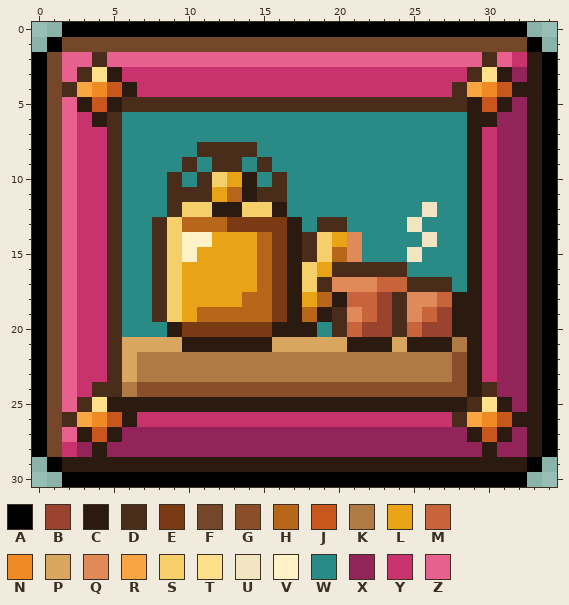
File history of a pixel-art file, aseprite-source/catfish/art22/out/cf-pet-chai_stall_sign.aseprite. That is the earlier state.
35x31 pixels, 1 frame.
Palette (. is transparent): A #000000  B #9a4430  C #2a1a10  D #4a2c1a  E #7a3a14  F #74462a  G #8a4f2a  H #b8661a  J #c8571e  K #b07a45  L #e8a317  M #c8643c  N #f08a24  P #d9a660  Q #e08a5a  R #f9a541  S #f5cf6a  T #ffe08a  U #f2e4c0  V #fff1c8  W #2a8a86  X #92245a  Y #c8336e  Z #e8608e
Pixels before, first column x 0:
 0 ..AAAAAAAAAAAAAAAAAAAAAAAAAAAAAAA..
 1 .AFFFFFFFFFFFFFFFFFFFFFFFFFFFFFFFA.
 2 AFZZDZZZZZZZZZZZZZZZZZZZZZZZZZDZYCA
 3 AFZDTCYYYYYYYYYYYYYYYYYYYYYYYDTCXCA
 4 AFDRNJCYYYYYYYYYYYYYYYYYYYYYDRNJCCA
 5 AFZCJCDDDDDDDDDDDDDDDDDDDDDDDCJCXCA
 6 AFZYCDWWWWWWWWWWWWWWWWWWWWWWWCCXXCA
 7 AFZYYDWWWWWWWWWWWWWWWWWWWWWWWCYXXCA
 8 AFZYYDWWWWWDDDDWWWWWWWWWWWWWWCYXXCA
 9 AFZYYDWWWWDWDDWDWWWWWWWWWWWWWCYXXCA
10 AFZYYDWWWDWDSLCWDWWWWWWWWWWWWCYXXCA
11 AFZYYDWWWDDDLHCDDWWWWWWWWWWWWCYXXCA
12 AFZYYDWWWDSSCCSSCWWWWWWWWWUWWCYXXCA
13 AFZYYDWWDSHHHEEEECWDDWWWWUWWWCYXXCA
14 AFZYYDWWDSVVLLLHECDSLQWWWWUWWCYXXCA
15 AFZYYDWWDSVLLLLHECDSHQWWWUWWWCYXXCA
16 AFZYYDWWDSLLLLLHECSLDDDDDWWWWCYXXCA
17 AFZYYDWWDSLLLLLHECSDQQQMMDDDWCYXXCA
18 AFZYYDWWDSLLLLHHECLHCMMBDQQMCCYXXCA
19 AFZYYDWWDSLHHHHHECHCDQMBDQMBCCYXXCA
20 AFZYYDWWWCEEEEEECCCWDMBBDMBBCCYXXCA
21 AFZYYDPPPPCCCCCCPPPPPCCCPCCCKCYXXCA
22 AFZYYDPKKKKKKKKKKKKKKKKKKKKKGCYXXCA
23 AFZYYDPKKKKKKKKKKKKKKKKKKKKKGCYXXCA
24 AFZYDDKGGGGGGGGGGGGGGGGGGGGGGCDXXCA
25 AFZDTCCCCCCCCCCCCCCCCCCCCCCCCDTCXCA
26 AFDRNJCYYYYYYYYYYYYYYYYYYYYYDRNJCCA
27 AFZCJCXXXXXXXXXXXXXXXXXXXXXXXCJCXCA
28 AFYXCXXXXXXXXXXXXXXXXXXXXXXXXXCXXCA
29 .ACCCCCCCCCCCCCCCCCCCCCCCCCCCCCCCA.
30 ..AAAAAAAAAAAAAAAAAAAAAAAAAAAAAAA..
The same view after the edit:
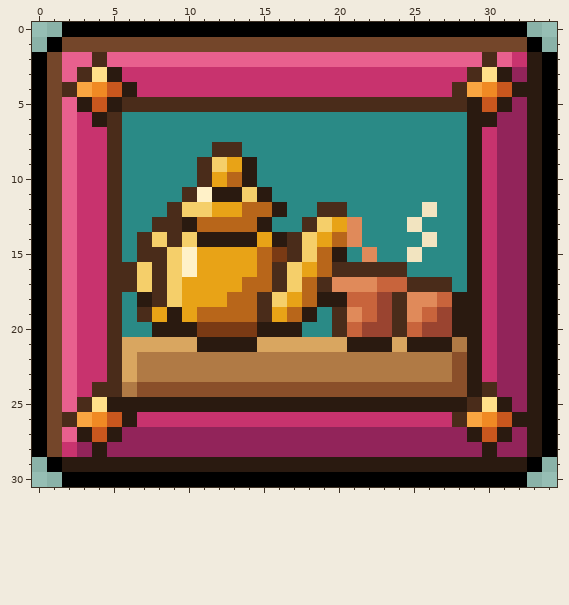
Difference:
Colour C replaces colour D in row 11 at x 15.
Colour C replaces colour E in row 13 at x 15; in row 14 at x 16; in row 20 at x 10 and 15.
Colour C replaces colour H in row 11 at x 13; in row 13 at x 10; in row 15 at x 20; in row 18 at x 19; in row 19 at x 18.
Colour C replaces colour L in row 11 at x 12; in row 14 at x 12 to 14.
Colour C replaces colour S in row 19 at x 9.
Colour C replaces colour V in row 14 at x 11.
Colour C replaces colour W in row 9 at x 14; in row 18 at x 7; in row 20 at x 8.
Colour D replaces colour C in rows 14 to 15 at x 17.
Colour D replaces colour E in rows 16 to 17 at x 16.
Colour D replaces colour H in rows 18 to 19 at x 15.
Colour D replaces colour S in rows 13 to 14 at x 9.
Colour D replaces colour W in row 9 at x 11; in row 12 at x 19 to 20; in row 13 at x 18; in rows 14 to 15 at x 7; in rows 16 to 17 at x 6; in row 19 at x 7.
Colour H replaces colour C in row 19 at x 17.
Colour H replaces colour E in row 13 at x 13 to 14.
Colour H replaces colour L in row 10 at x 13; in row 14 at x 20; in row 16 at x 19; in row 17 at x 14; in row 18 at x 13 and 18.
Colour H replaces colour S in row 12 at x 14 to 15; in row 15 at x 19; in row 17 at x 18.
Colour L replaces colour C in row 12 at x 12 to 13; in row 18 at x 17.
Colour L replaces colour D in row 9 at x 13; in row 13 at x 20; in row 19 at x 8.
Colour L replaces colour E in row 19 at x 16.
Colour L replaces colour H in row 14 at x 15.
Colour L replaces colour S in row 10 at x 12; in row 14 at x 19; in row 16 at x 18.
Colour P replaces colour C in row 21 at x 10 and 15.
Colour Q replaces colour W in row 13 at x 21; in row 15 at x 22.
Colour S replaces colour C in row 11 at x 14; in rows 16 to 17 at x 17.
Colour S replaces colour D in row 9 at x 12; in row 13 at x 19; in row 14 at x 8 and 18; in row 15 at x 18.
Colour S replaces colour E in row 18 at x 16.
Colour S replaces colour V in row 14 at x 10.
Colour S replaces colour W in rows 16 to 17 at x 7.
Colour V replaces colour D in row 11 at x 11.
Colour V replaces colour L in row 16 at x 10.
Colour W replaces colour C in row 13 at x 17; in row 19 at x 19; in row 20 at x 18.
Colour W replaces colour D in row 8 at x 11 and 14; in row 9 at x 10 and 15; in rows 10 to 11 at x 9 and 16.
Colour W replaces colour E in row 13 at x 16.
Colour W replaces colour Q in row 15 at x 21.
